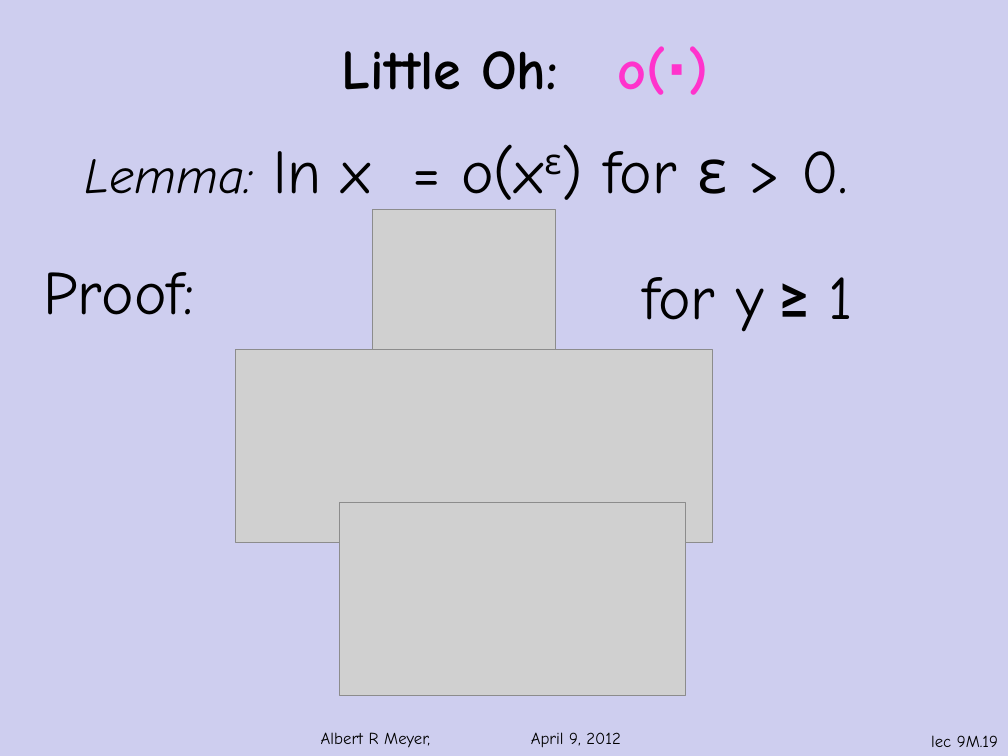
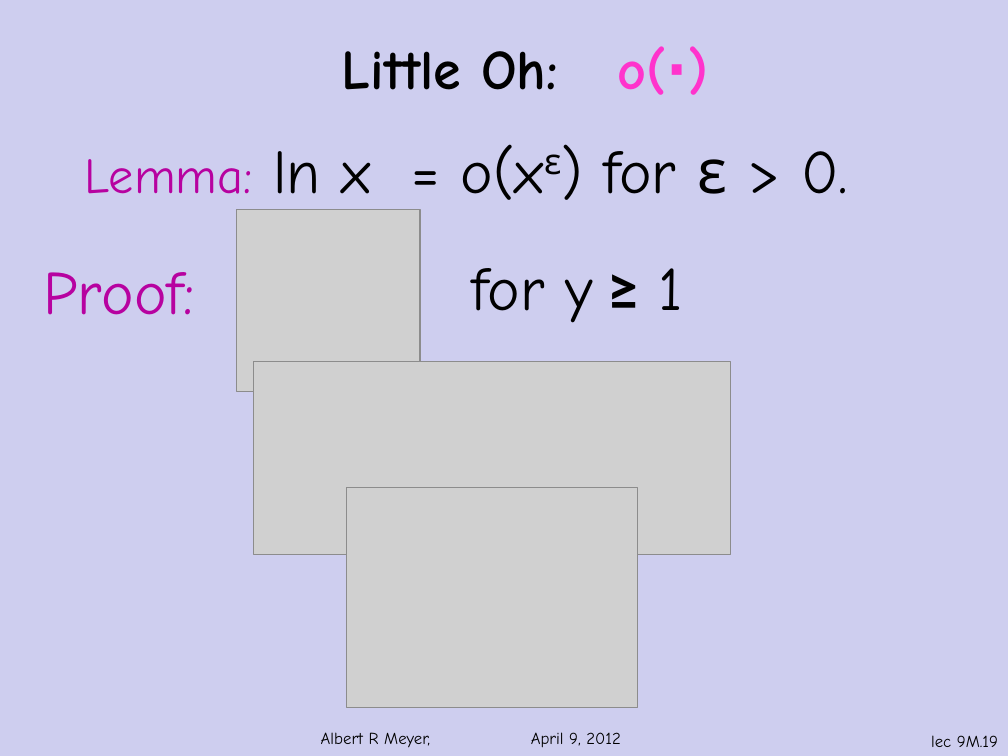
Before and after one commit to armeyer/mcs_web, a slide deck: slide 19 of spring12/slidesS12/asymptotics.pptx. Drawn at 1008x756 pixels with LibreOffice and Linux fonts; fonts in the diff are those of the drawing; grey boxes stand for pictures; background and template pictures are left out. Boxes give left, top, right and bottom in pixels: in the first picture for what was removed or moved away, otherwise in the second. Text is boxed around its words. In the diff, an @@ line names an element or a change of style, - is before the commit and + after.

```diff
--- a/spring12/slidesS12/asymptotics.pptx
+++ b/spring12/slidesS12/asymptotics.pptx
@@ text "Lemma: ln x = o(xε) ..." at (85,144,848,210): text colour #000000 to #B702A0, italic off in "Lemma:" @@
@@ picture added at (237,209,420,391) @@
@@ picture removed at (373,209,556,391) @@
@@ text "Proof:" at (43,272,194,315): text colour #000000 to #B702A0 @@
@@ text "for y ≥ 1": place and size @@
-text "for y ≥ 1" at (642,277,853,332)
+text "for y ≥ 1" at (472,268,682,323)
@@ picture: place and size @@
-picture at (236,350,713,542)
+picture at (254,362,731,554)
@@ picture: place and size @@
-picture at (340,503,685,696)
+picture at (347,487,638,707)
```
Also in this commit, not shown: 15 other slides changed.
